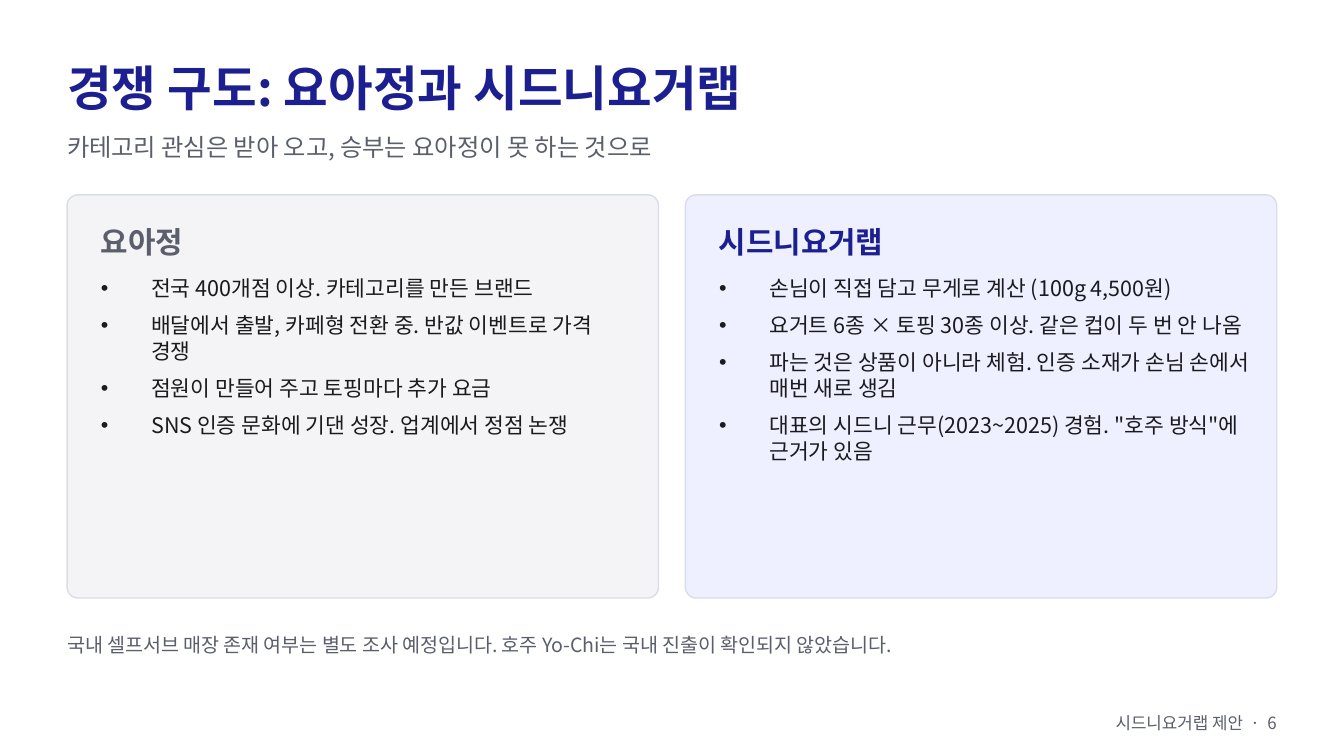
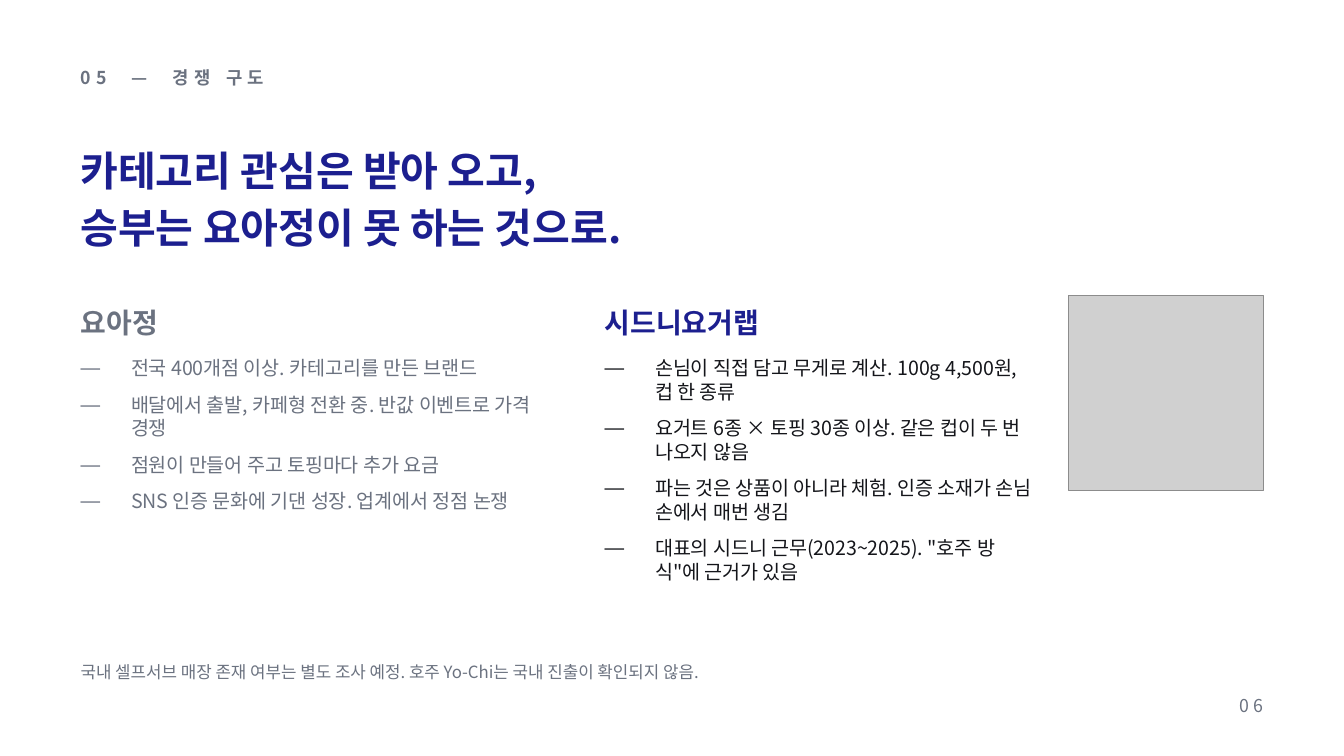
Before and after one commit to severaljama-hue/advertising-agency, a slide deck: slide 6 of docs/sydney-yogurt-lab/proposal.pptx. Drawn at 1344x756 pixels with LibreOffice and Linux fonts; fonts in the diff are those of the drawing; grey boxes stand for pictures. Boxes give left, top, right and bottom in pixels: in the first picture for what was removed or moved away, otherwise in the second. Text is boxed around its words. In the diff, an @@ line names an element or a change of style, - is before the commit and + after.

```diff
--- a/docs/sydney-yogurt-lab/proposal.pptx
+++ b/docs/sydney-yogurt-lab/proposal.pptx
@@ text at box(81, 69, 264, 86): text changed; size 26 to 9.5 pt; text colour #1C1F8F to #6B7280 @@
-경쟁 구도: 요아정과 시드니요거랩
+05 — 경쟁 구도
@@ text at box(81, 151, 622, 247): text changed; size 13 to 22 pt; text colour #5B5E6B to #1C1F8F; bold on @@
-카테고리 관심은 받아 오고, 승부는 요아정이 못 하는 것으로
+카테고리 관심은 받아 오고,
+승부는 요아정이 못 하는 것으로.
@@ rounded rectangle removed at box(67, 195, 659, 598) @@
@@ rounded rectangle removed at box(685, 195, 1277, 598) @@
@@ text "요아정": place and size @@
-text "요아정" at box(101, 228, 183, 256)
+text "요아정" at box(81, 309, 158, 336)
@@ text "요아정" at box(81, 309, 158, 336): size 16 to 15 pt, text colour #5B5E6B to #6B7280 @@
@@ text "시드니요거랩": place and size @@
-text "시드니요거랩" at box(719, 228, 883, 256)
+text "시드니요거랩" at box(605, 309, 759, 336)
@@ text "시드니요거랩" at box(605, 309, 759, 336): size 16 to 15 pt @@
@@ picture added at box(1068, 296, 1263, 491) @@
@@ text "전국 400개점 이상. 카테고리를 만든 ...": place and size @@
-text "전국 400개점 이상. 카테고리를 만든 ..." at box(151, 278, 593, 435)
+text "전국 400개점 이상. 카테고리를 만든 ..." at box(131, 359, 531, 510)
@@ text "전국 400개점 이상. 카테고리를 만든 ..." at box(131, 359, 531, 510): size 11.5 to 10.5 pt, text colour #1B1B1F to #6B7280; bullet • to —; more space between paragraphs @@
@@ text at box(655, 358, 1032, 581): text changed; size 11.5 to 10.5 pt; text colour #1B1B1F to #14151A @@
-• 손님이 직접 담고 무게로 계산 (100g 4,500원)
-• 요거트 6종 × 토핑 30종 이상. 같은 컵이 두 번 안 나옴
-• 파는 것은 상품이 아니라 체험. 인증 소재가 손님 손에서 매번 새로 생김
-• 대표의 시드니 근무(2023~2025) 경험. "호주 방식"에 근거가 있음
+— 손님이 직접 담고 무게로 계산. 100g 4,500원, 컵 한 종류
+— 요거트 6종 × 토핑 30종 이상. 같은 컵이 두 번 나오지 않음
+— 파는 것은 상품이 아니라 체험. 인증 소재가 손님 손에서 매번 생김
+— 대표의 시드니 근무(2023~2025). "호주 방식"에 근거가 있음
@@ text at box(81, 664, 699, 680): text changed; size 10.5 to 9 pt; text colour #5B5E6B to #6B7280 @@
-국내 셀프서브 매장 존재 여부는 별도 조사 예정입니다. 호주 Yo-Chi는 국내 진출이 확인되지 않았습니다.
+국내 셀프서브 매장 존재 여부는 별도 조사 예정. 호주 Yo-Chi는 국내 진출이 확인되지 않음.
@@ text removed at box(1116, 715, 1276, 731) @@
-시드니요거랩 제안 · 6
@@ text added at box(1240, 699, 1263, 712), 9.5 pt, text #6B7280 @@
+06
```
Also in this commit, not shown: 11 other slides changed.
